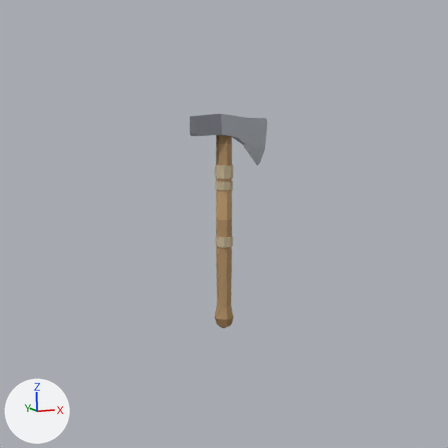
The Blender file art/items/iron_hatchet/iron_hatchet.blend, before and after one commit.
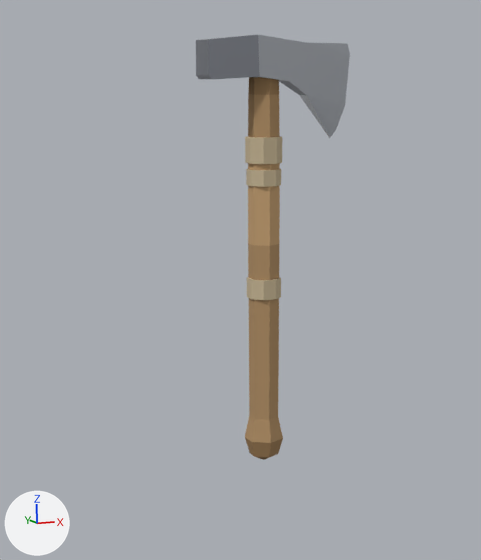
Each version appears first from the file's camera 'PC', and next in a close-up on the part from 20% to 74% of the width and 21% to 85% of the height. Every picture has the same lights, and +X, +Y and +Z are marked at lower left. The first two pictures are the older version. The same objects are shown in both versions, whatever each file hides.

Names of what the first close-up shows: 'iron_hatchet'.
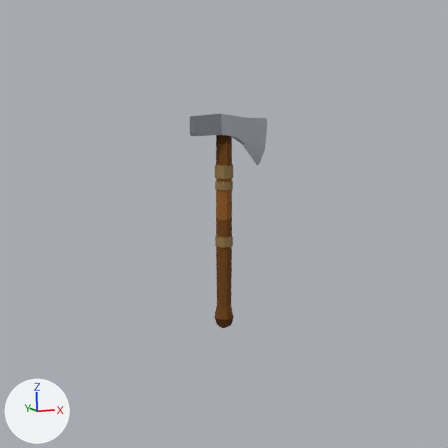
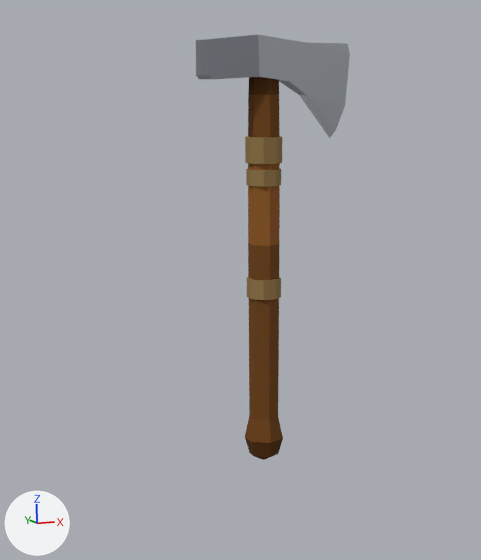
Edits to the scene script, one JSON object a line:
```json
{"block": "me_iron_hatchet", "where": "me_iron_hatchet.from_pydata(...)  # 278 vertices, 119 faces; spans x -0.129..0.188, y -0.04..0.04, z -0.514..0.356"}
{"block": "me_iron_hatchet", "where": "# used by ob_iron_hatchet; location = (0.0, 0.0, 0.0)"}
{"block": "me_iron_hatchet", "change": "me_iron_hatchet part 1: 48 faces centred in x -0.03..0.03, y -0.026..0.026, z -0.505..0.303 are repainted in the vertex colours; the middle colour goes from brown #b19069 to brown #71461e"}
{"block": "me_iron_hatchet", "change": "me_iron_hatchet part 2: 36 faces centred in x -0.034..0.034, y -0.034..0.034, z -0.17..0.156 are repainted in the vertex colours; the middle colour goes from beige #c5b595 to brown #90764b"}
```

Location of each change, [x1, y1, x2, y2] in pixels of the close-ups (481 x 560 px):
```json
{"part": 1, "of": "me_iron_hatchet", "change": "recoloured", "before": [245, 77, 283, 460], "after": [245, 77, 283, 460], "on screen": "darker"}
{"part": 2, "of": "me_iron_hatchet", "change": "recoloured", "before": [245, 136, 282, 300], "after": [245, 136, 282, 300], "on screen": "beige to brown"}
```
